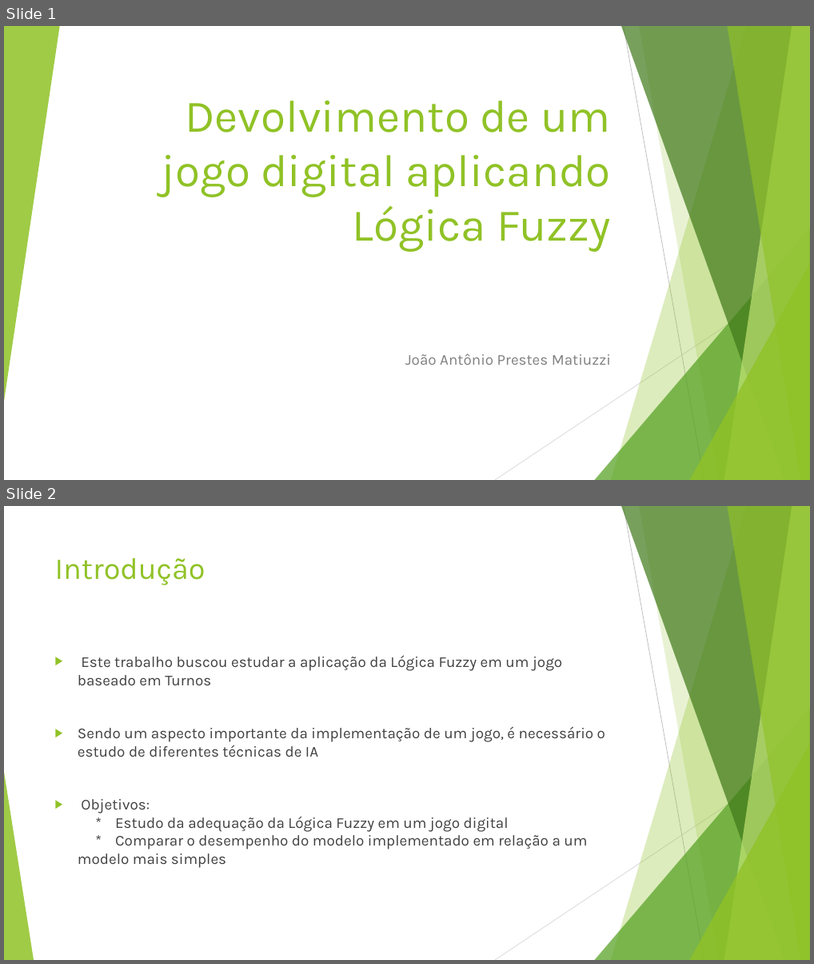
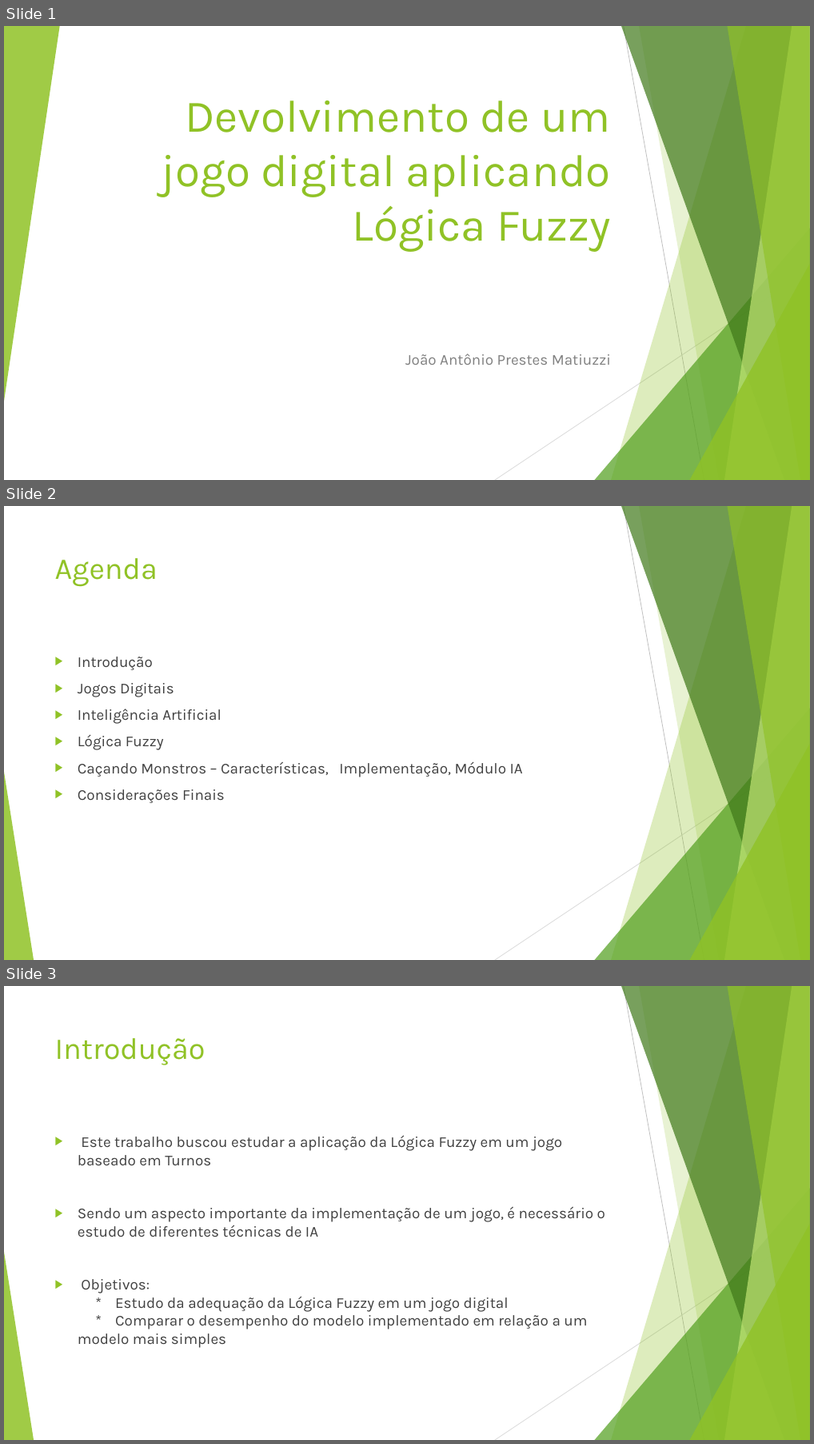
Before and after one commit to joaoapm/tfg, a slide deck: Tfg/TrabDocs/Docs/finais/apresentacao.pptx. Shown one above the other, each under a label of ours: slides 1 and 2 before the commit, slides 1, 2 and 3 after it. The pictures are 814x964 and 814x1444 pixels, drawn with LibreOffice and Linux fonts; fonts in the diff are those of the drawing. Boxes give left, top, right and bottom in pixels: in the first picture for what was removed or moved away, otherwise in the second. Text is boxed around its words. In the diff, an @@ line names an element or a change of style, - is before the commit and + after.

```diff
--- a/Tfg/TrabDocs/Docs/finais/apresentacao.pptx
+++ b/Tfg/TrabDocs/Docs/finais/apresentacao.pptx
@@ slide 2 added at bbox=[4, 506, 810, 960], background #FFFFFF; not listed: 10 template elements that a slide beside it also shows @@
@@ title added at bbox=[55, 558, 158, 587], 36 pt, text #90C226 @@
+Agenda
@@ text added at bbox=[78, 656, 523, 803], 18 pt, text #404040 @@
+▶ Introdução
+▶ Jogos Digitais
+▶ Inteligência Artificial
+▶ Lógica Fuzzy
+▶ Caçando Monstros – Características, Implementação, Módulo IA
+▶ Considerações Finais
@@ what was slide 2 is now slide 3 @@
```
Also in this commit, not shown: 2 slides changed, 1 other slide added, 1 other file.
